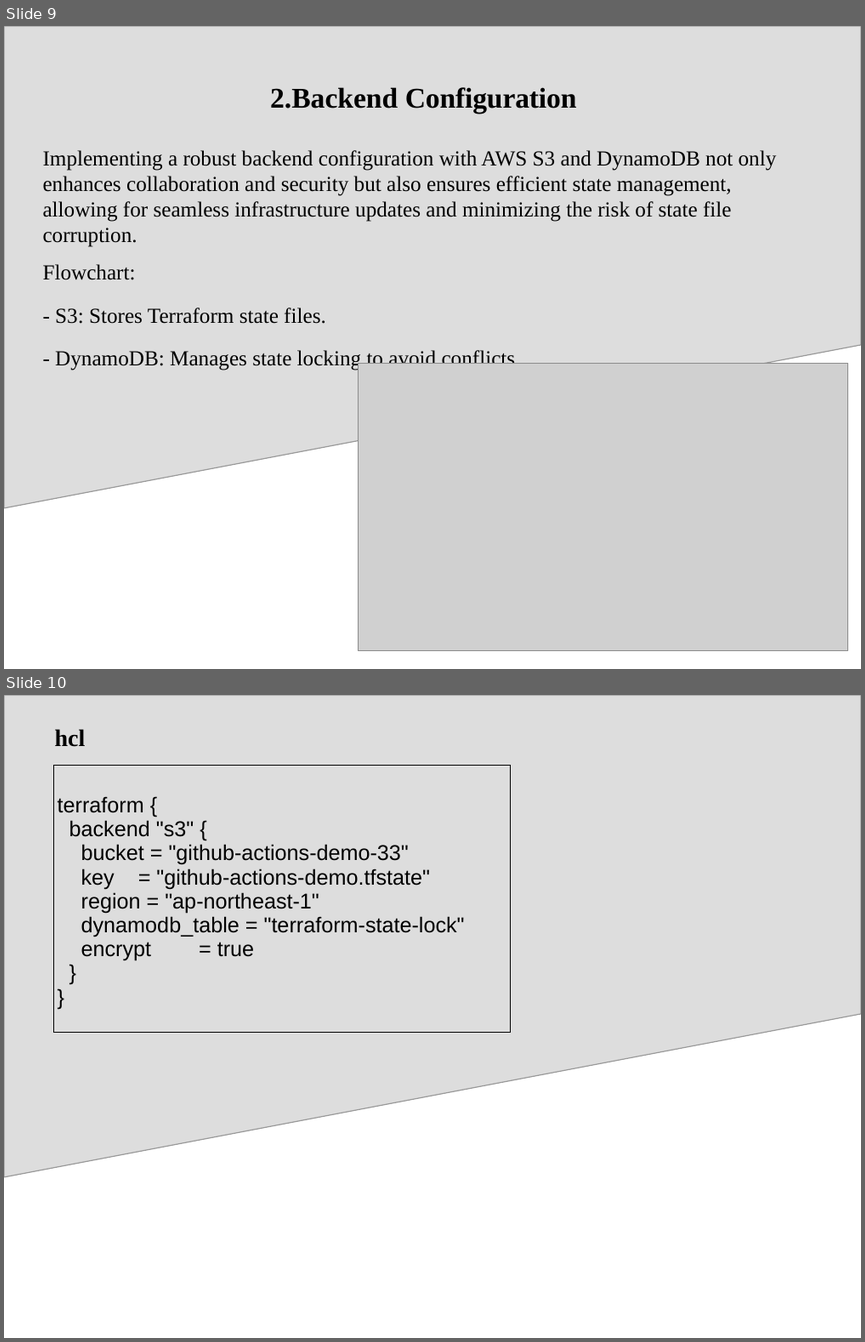
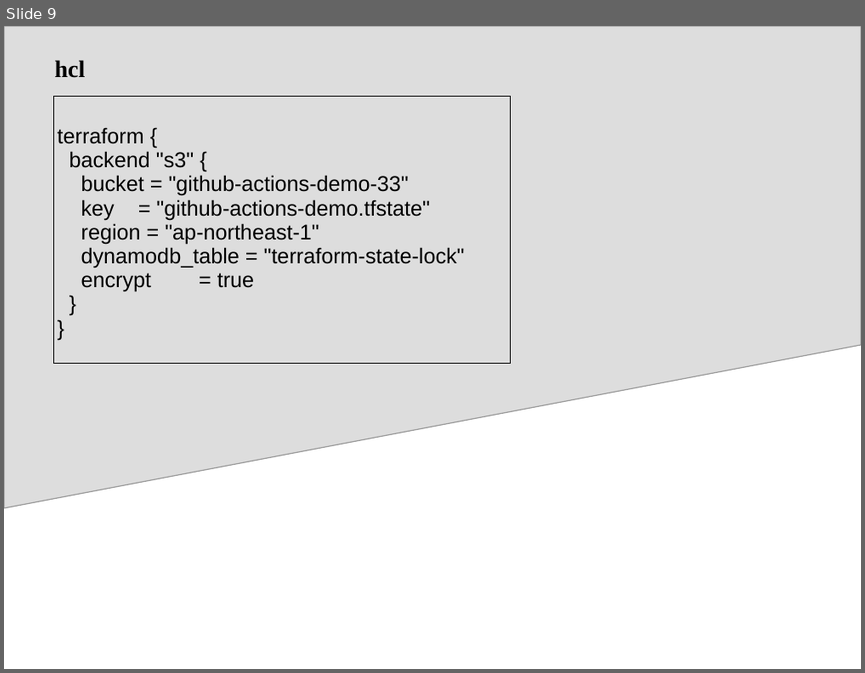
Before and after one commit to cdnanshulgautam/terraform-poc, a slide deck: Terraform_aws.pptx. Shown one above the other, each under a label of ours: slides 9 and 10 before the commit, slide 9 after it. The pictures are 865x1342 and 865x673 pixels, drawn with LibreOffice and Linux fonts; fonts in the diff are those of the drawing; grey boxes stand for pictures. Boxes give left, top, right and bottom in pixels: in the first picture for what was removed or moved away, otherwise in the second. Text is boxed around its words. In the diff, an @@ line names an element or a change of style, - is before the commit and + after.

```diff
--- a/Terraform_aws.pptx
+++ b/Terraform_aws.pptx
@@ slide 9 removed at box(4, 26, 861, 669), background #FFFFFF; not listed: 1 template element that a slide beside it also shows @@
@@ title removed at box(270, 87, 577, 113) @@
-2.Backend Configuration
@@ text removed at box(43, 150, 777, 370) @@
-Implementing a robust backend configuration with AWS S3 and DynamoDB not only enhances collaboration and security but also ensures efficient state management, allowing for seamless infrastructure updates and minimizing the risk of state file corruption.
-Flowchart:
-- S3: Stores Terraform state files.
-- DynamoDB: Manages state locking to avoid conflicts.
@@ picture removed at box(358, 363, 847, 651) @@
@@ what was slide 10 is now slide 9 @@
```
Also in this commit, not shown: 4 slides changed, 1 slide added, 4 other slides removed.
